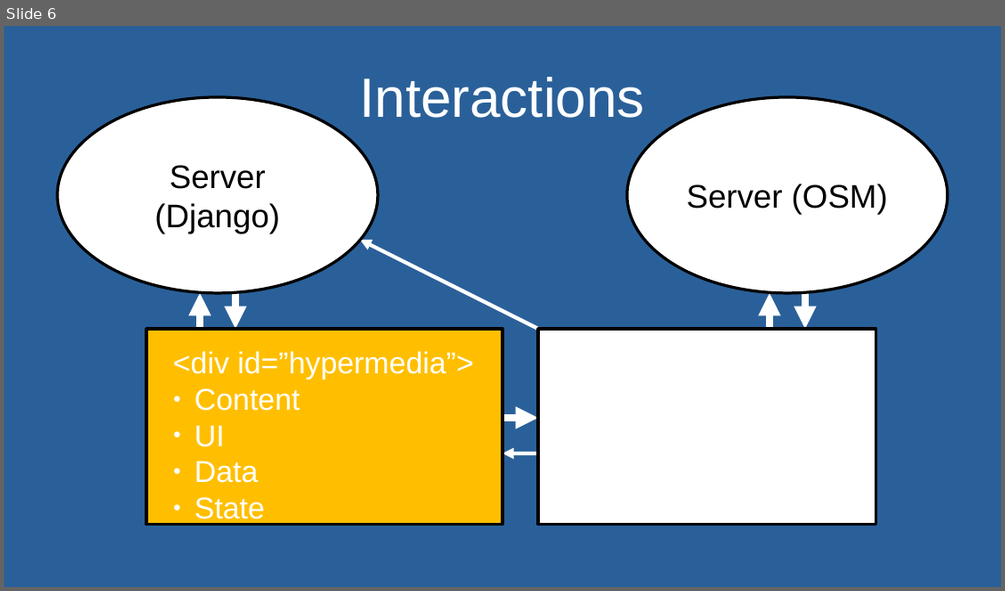
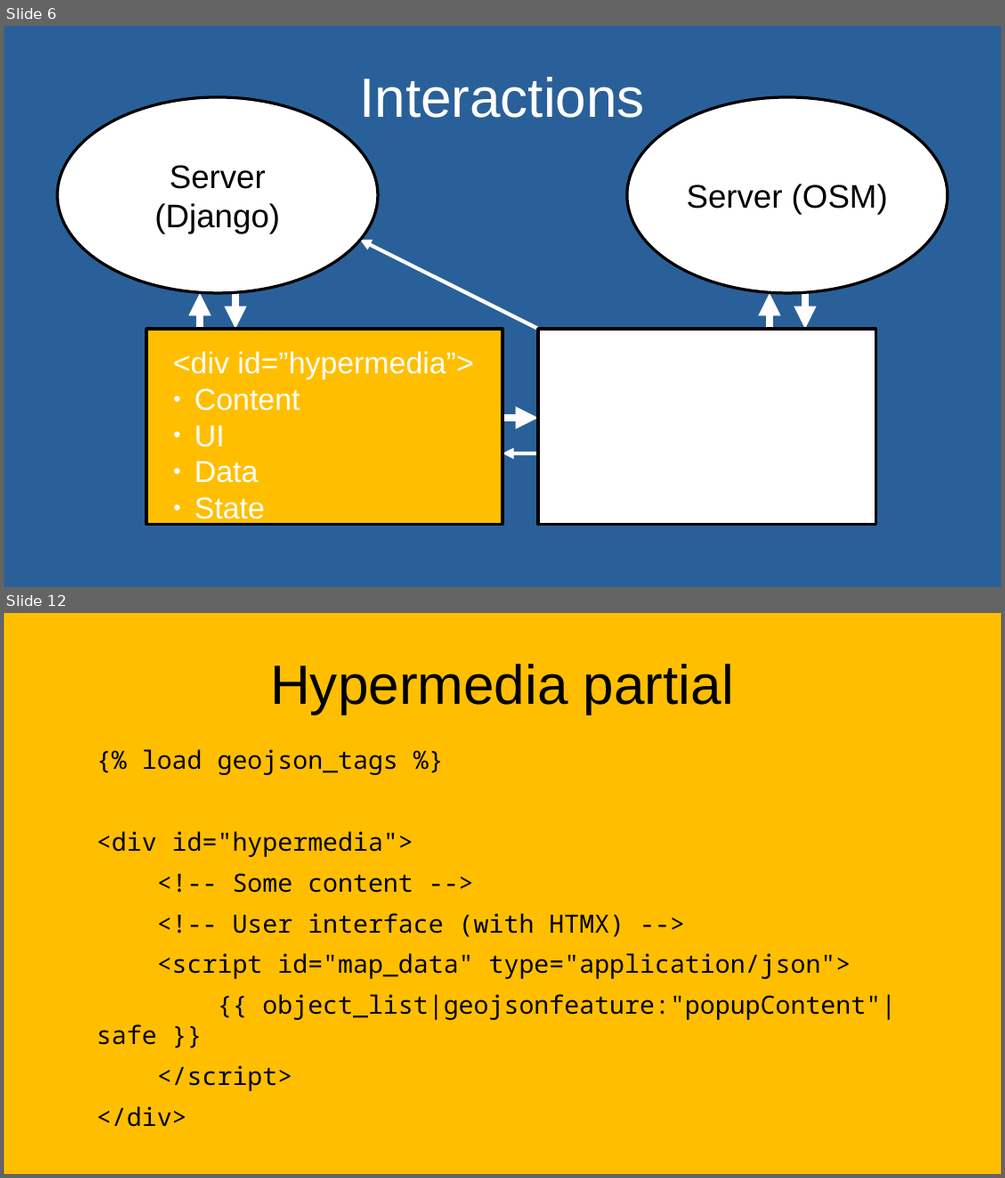
Before and after one commit to andywar65/map_swap_example, a slide deck: hypermedia_driven_maps.odp. Shown one above the other, each under a label of ours: slide 6 before the commit, slides 6 and 12 after it; the slides between them are not shown. The pictures are 1005x591 and 1005x1178 pixels, drawn with LibreOffice and Linux fonts; fonts in the diff are those of the drawing. Boxes give left, top, right and bottom in pixels: in the first picture for what was removed or moved away, otherwise in the second. Text is boxed around its words. In the diff, an @@ line names an element or a change of style, - is before the commit and + after.

```diff
--- a/hypermedia_driven_maps.odp
+++ b/hypermedia_driven_maps.odp
@@ slide 12 added at box(4, 613, 1001, 1174), background #FFBF00 @@
@@ title added at box(270, 664, 734, 714), 44 pt, text #000000 @@
+Hypermedia partial
@@ text added at box(97, 749, 896, 1127), 20 pt, text #000000 @@
+{% load geojson_tags %}
+<div id="hypermedia">
+<!-- Some content -->
+<!-- User interface (with HTMX) -->
+<script id="map_data" type="application/json">
+{{ object_list|geojsonfeature:"popupContent"|safe }}
+</script>
+</div>
```
Also in this commit, not shown: 4 slides changed, 7 other slides added.
